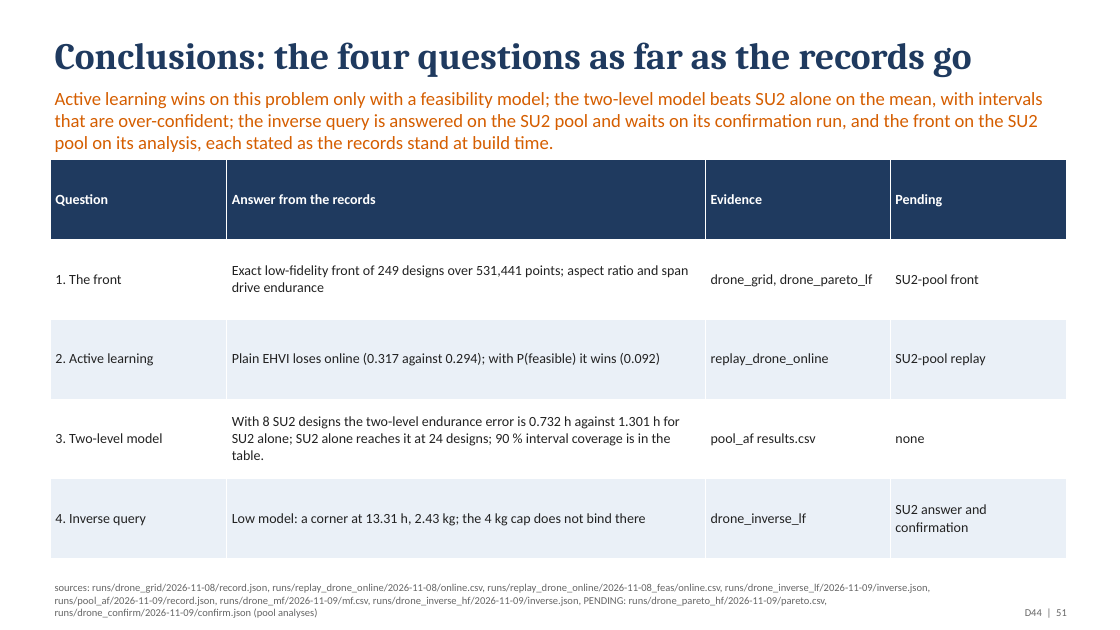
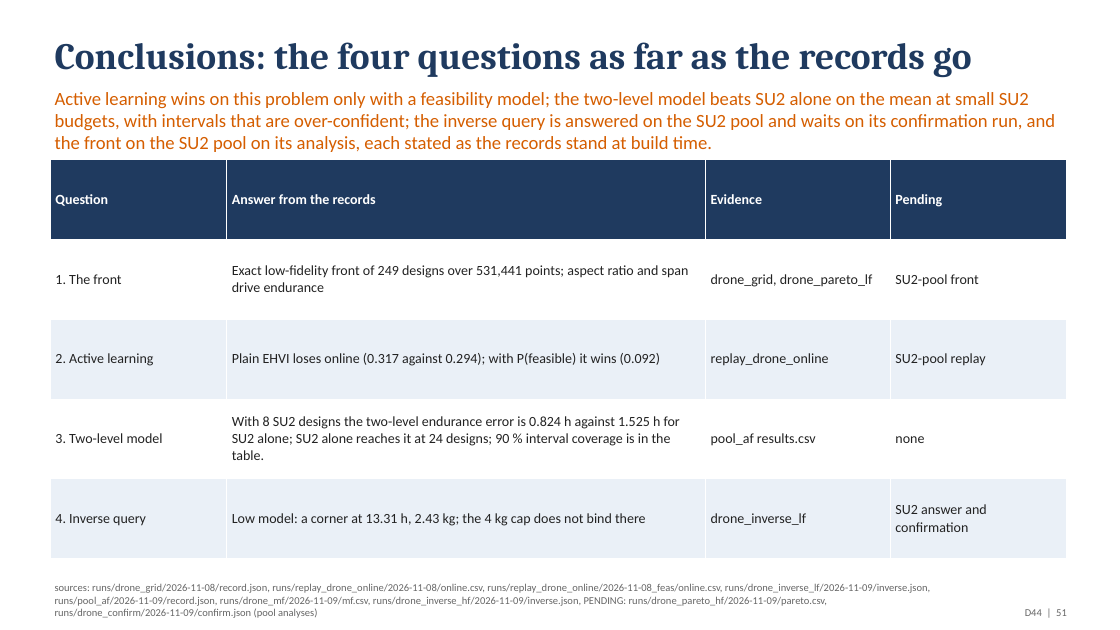
Before and after one commit to emarinhoss/ai-engineering, a slide deck: slide 51 of docs/talk/deck_drone.pptx. Drawn at 1120x630 pixels with LibreOffice and Linux fonts; fonts in the diff are those of the drawing. Boxes give left, top, right and bottom in pixels: in the first picture for what was removed or moved away, otherwise in the second. Text is boxed around its words. In the diff, an @@ line names an element or a change of style, - is before the commit and + after.

```diff
--- a/docs/talk/deck_drone.pptx
+++ b/docs/talk/deck_drone.pptx
@@ text at box(55, 92, 1055, 152): text changed @@
-Active learning wins on this problem only with a feasibility model; the two-level model beats SU2 alone on the mean, with intervals that are over-confident; the inverse query is answered on the SU2 pool and waits on its confirmation run, and the front on the SU2 pool on its analysis, each stated as the records stand at build time.
+Active learning wins on this problem only with a feasibility model; the two-level model beats SU2 alone on the mean at small SU2 budgets, with intervals that are over-confident; the inverse query is answered on the SU2 pool and waits on its confirmation run, and the front on the SU2 pool on its analysis, each stated as the records stand at build time.
@@ table at box(50, 160, 1067, 559) @@
-row 4, column 2: With 8 SU2 designs the two-level endurance error is 0.732 h against 1.301 h for SU2 alone; SU2 alone reaches it at 24 designs; 90 % interval coverage is in the table.
+row 4, column 2: With 8 SU2 designs the two-level endurance error is 0.824 h against 1.525 h for SU2 alone; SU2 alone reaches it at 24 designs; 90 % interval coverage is in the table.
```
Also in this commit, not shown: 9 other slides changed, 16 other files.
